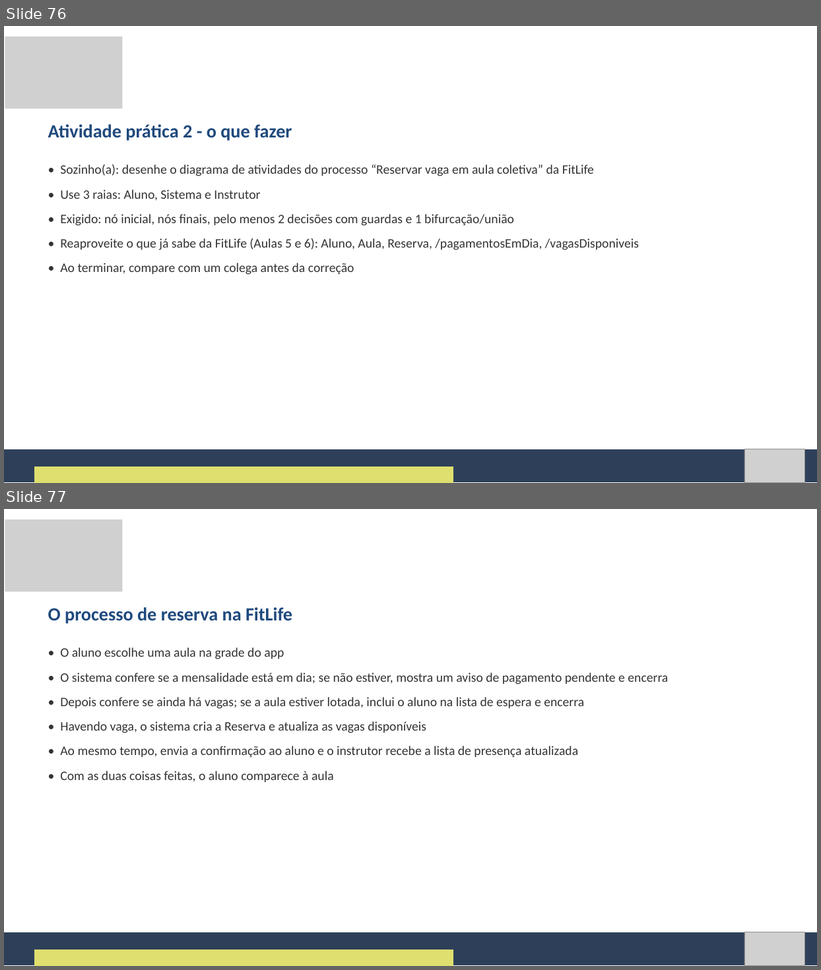
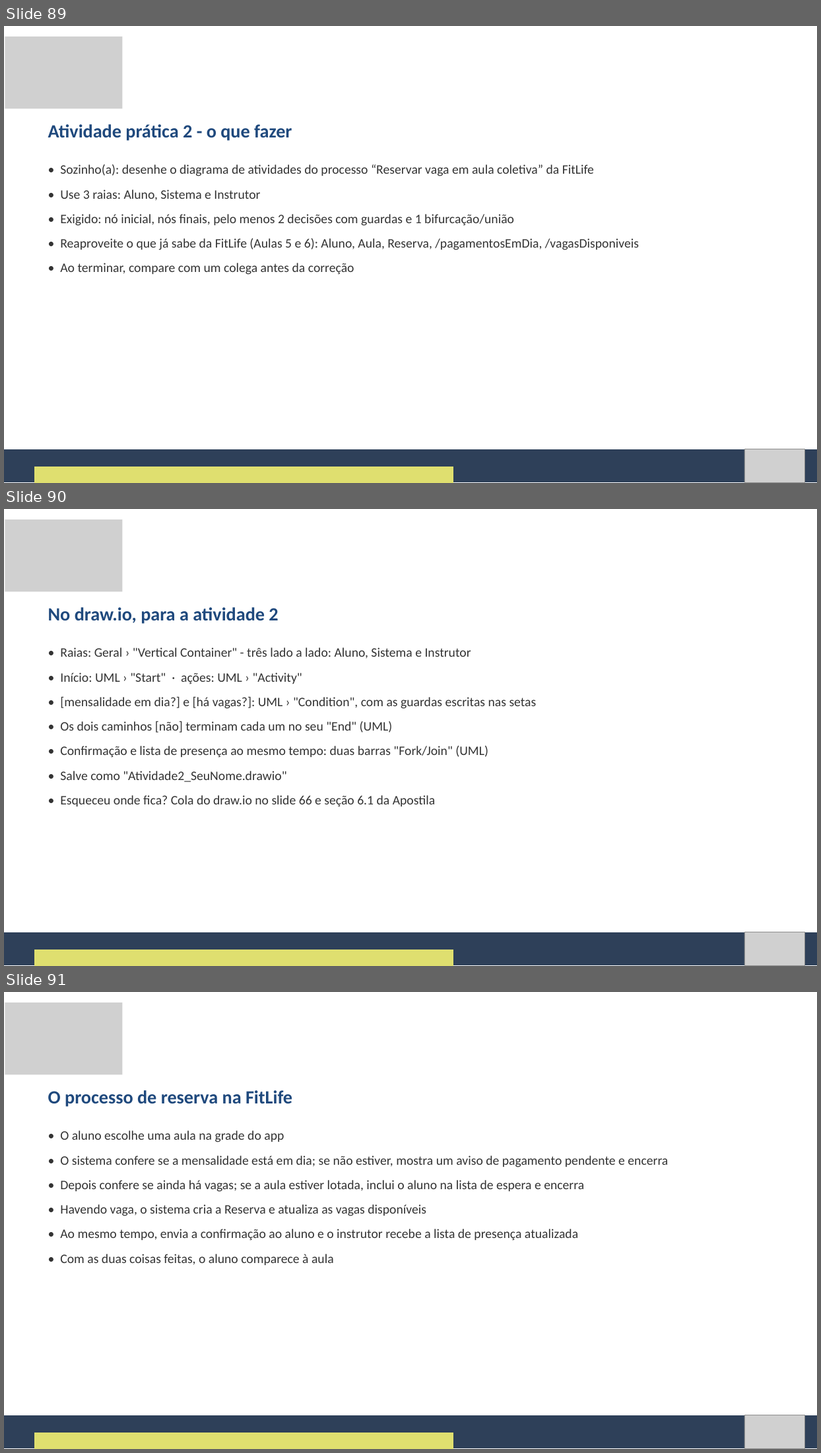
Before and after one commit to Natan20/Curso-Modelagem-De-Sistemas-Material, a slide deck: Aula 07 - 02-10-2026/Aula 7 - Slides.pptx. Shown one above the other, each under a label of ours: slides 76 and 77 before the commit, slides 89, 90 and 91 after it. The pictures are 821x970 and 821x1453 pixels, drawn with LibreOffice and Linux fonts; fonts in the diff are those of the drawing; grey boxes stand for pictures. Boxes give left, top, right and bottom in pixels: in the first picture for what was removed or moved away, otherwise in the second. Text is boxed around its words. In the diff, an @@ line names an element or a change of style, - is before the commit and + after.

Commit message:
Adiciona mapa do draw.io na Aula 7: onde fica cada forma (nomes em inglês) e cola por atividade

```diff
--- a/Aula 07 - 02-10-2026/Aula 7 - Slides.pptx
+++ b/Aula 07 - 02-10-2026/Aula 7 - Slides.pptx
@@ slide 90 added at [4, 509, 817, 966], background #FFFFFF @@
@@ picture added at [5, 520, 122, 592] @@
@@ text added at [48, 607, 278, 624], 33 pt, text #1F497D, bold @@
+No draw.io, para a atividade 2
@@ text added at [60, 648, 537, 807], 23 pt, text #333333 @@
+• Raias: Geral › "Vertical Container" - três lado a lado: Aluno, Sistema e Instrutor
+• Início: UML › "Start" · ações: UML › "Activity"
+• [mensalidade em dia?] e [há vagas?]: UML › "Condition", com as guardas escritas nas setas
+• Os dois caminhos [não] terminam cada um no seu "End" (UML)
+• Confirmação e lista de presença ao mesmo tempo: duas barras "Fork/Join" (UML)
+• Salve como "Atividade2_SeuNome.drawio"
+• Esqueceu onde fica? Cola do draw.io no slide 66 e seção 6.1 da Apostila
@@ freeform shape added at [4, 933, 817, 966], fill #2E4059 @@
@@ picture added at [745, 932, 805, 966] @@
@@ freeform shape added at [34, 950, 453, 966], fill #DFDF6F @@
@@ what was slide 76 is now slide 89 @@
@@ what was slide 77 is now slide 91 @@
```
Also in this commit, not shown: 19 slides changed, 14 other slides added, 2 other files.
